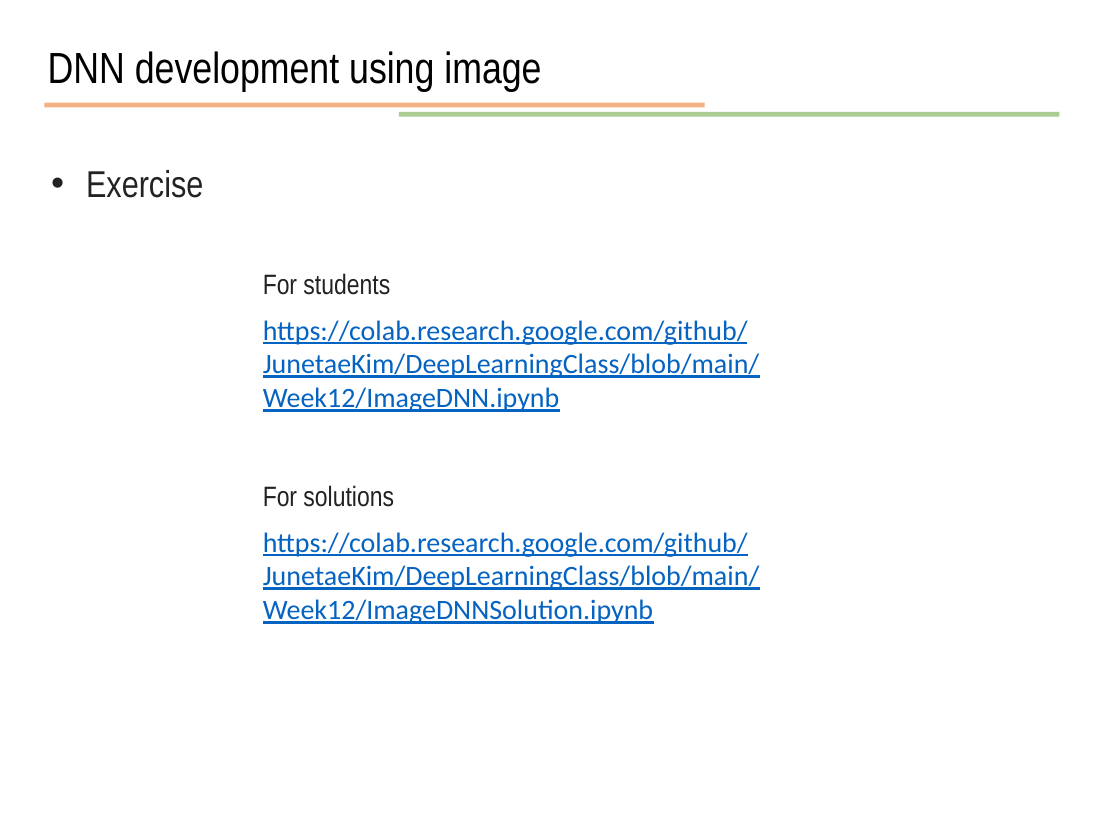
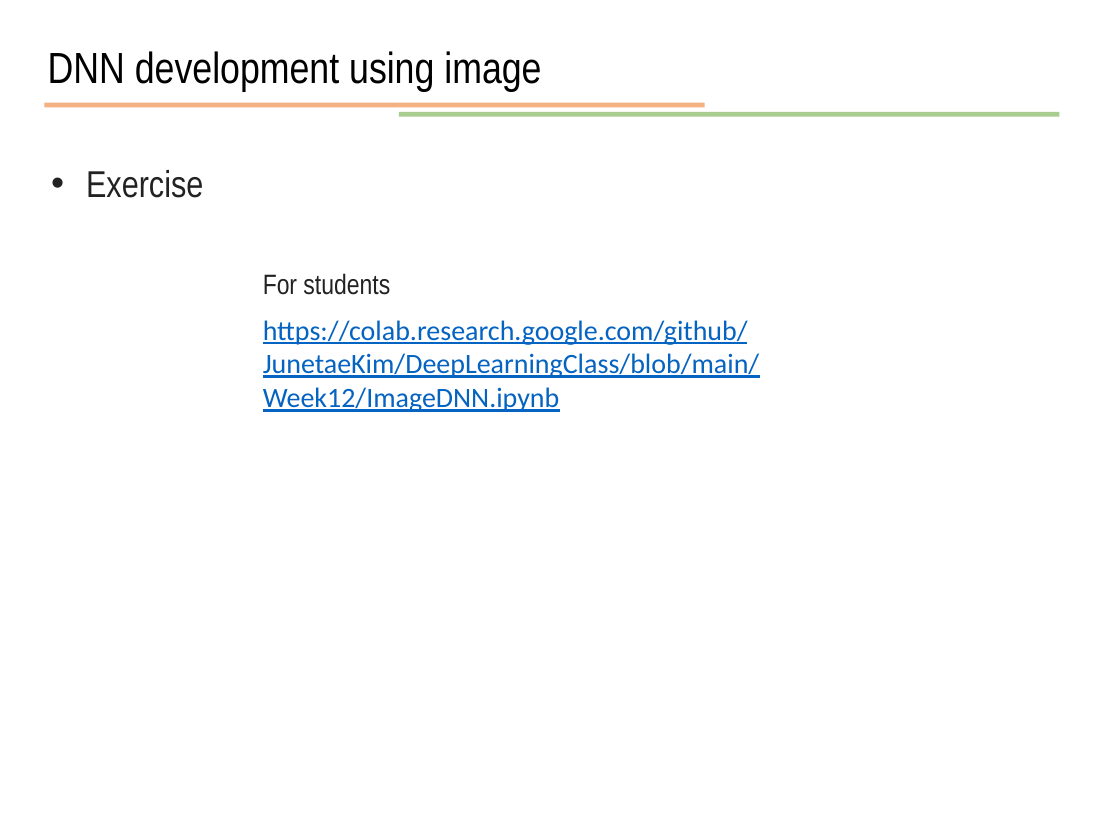
Before and after one commit to JunetaeKim/DeepLearningClass, a slide deck: slide 17 of Week12/week12 Image and CNN.pptx. Drawn at 1120x840 pixels with LibreOffice and Linux fonts; fonts in the diff are those of the drawing. Boxes give left, top, right and bottom in pixels: in the first picture for what was removed or moved away, otherwise in the second. Text is boxed around its words. In the diff, an @@ line names an element or a change of style, - is before the commit and + after.

```diff
--- a/Week12/week12 Image and CNN.pptx
+++ b/Week12/week12 Image and CNN.pptx
@@ text removed at <box>263,485,394,507</box> @@
-For solutions
@@ text removed at <box>263,532,760,624</box> @@
-https://colab.research.google.com/github/JunetaeKim/DeepLearningClass/blob/main/Week12/ImageDNNSolution.ipynb
```
Also in this commit, not shown: 3 other slides changed, 1 other file.
